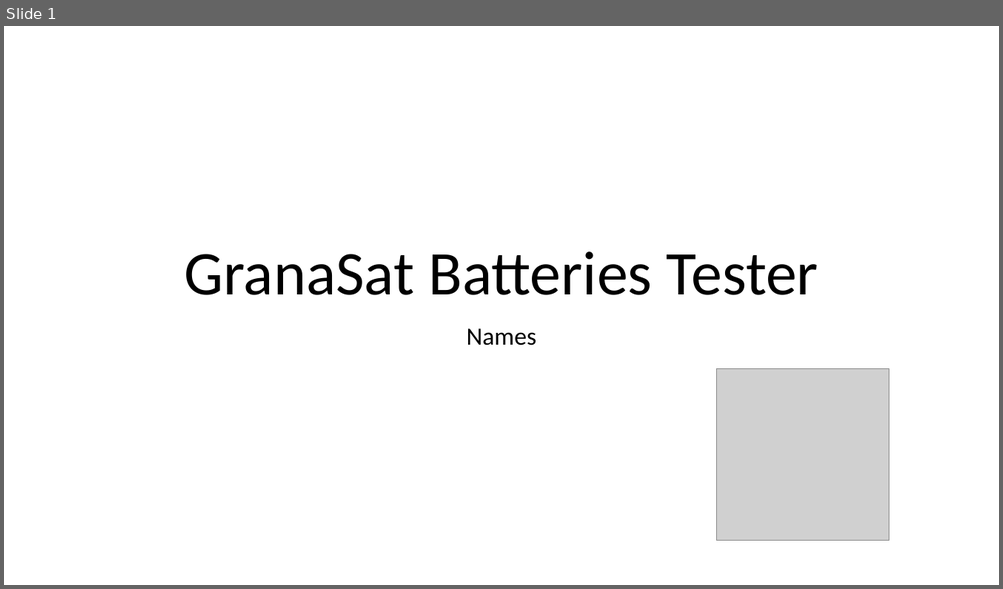
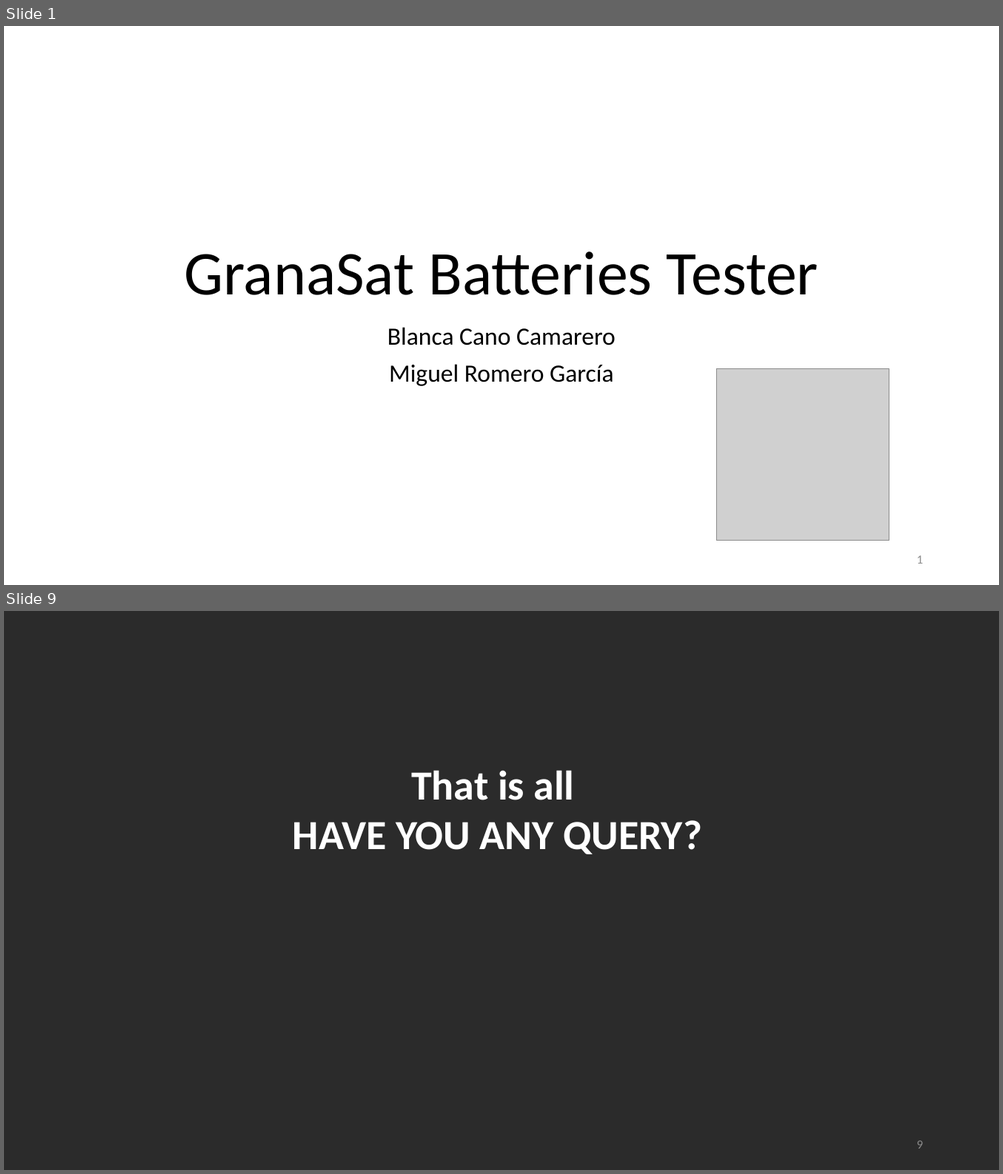
Before and after one commit to BlancaCC/granaSat_batteries, a slide deck: presentacion1/GranaSat Batteries Tester.pptx. Shown one above the other, each under a label of ours: slide 1 before the commit, slides 1 and 9 after it; the slides between them are not shown. The pictures are 1003x589 and 1003x1174 pixels, drawn with LibreOffice and Linux fonts; fonts in the diff are those of the drawing; grey boxes stand for pictures; background and template pictures are left out; a plain dark background stands for a picture behind light text. Boxes give left, top, right and bottom in pixels: in the first picture for what was removed or moved away, otherwise in the second. Text is boxed around its words. In the diff, an @@ line names an element or a change of style, - is before the commit and + after.

```diff
--- a/presentacion1/GranaSat Batteries Tester.pptx
+++ b/presentacion1/GranaSat Batteries Tester.pptx
@@ slide 9 added at (4, 611, 999, 1170), background picture (left out) @@
@@ text added at (293, 770, 702, 854), 40 pt, text #FFFFFF, bold @@
+That is all
+HAVE YOU ANY QUERY?
@@ page number added at (916, 1141, 922, 1149), 12 pt, text #8C8C8C @@
+9
@@ slide 1 changed as well @@
@@ subtitle at (387, 327, 615, 386): text changed @@
-Names
+Blanca Cano Camarero
+Miguel Romero García
@@ page number added at (916, 556, 922, 564), 12 pt, text #8C8C8C @@
+1
```
Also in this commit, not shown: 2 other slides changed, 5 other slides added, 13 slides removed, 2 other files.
